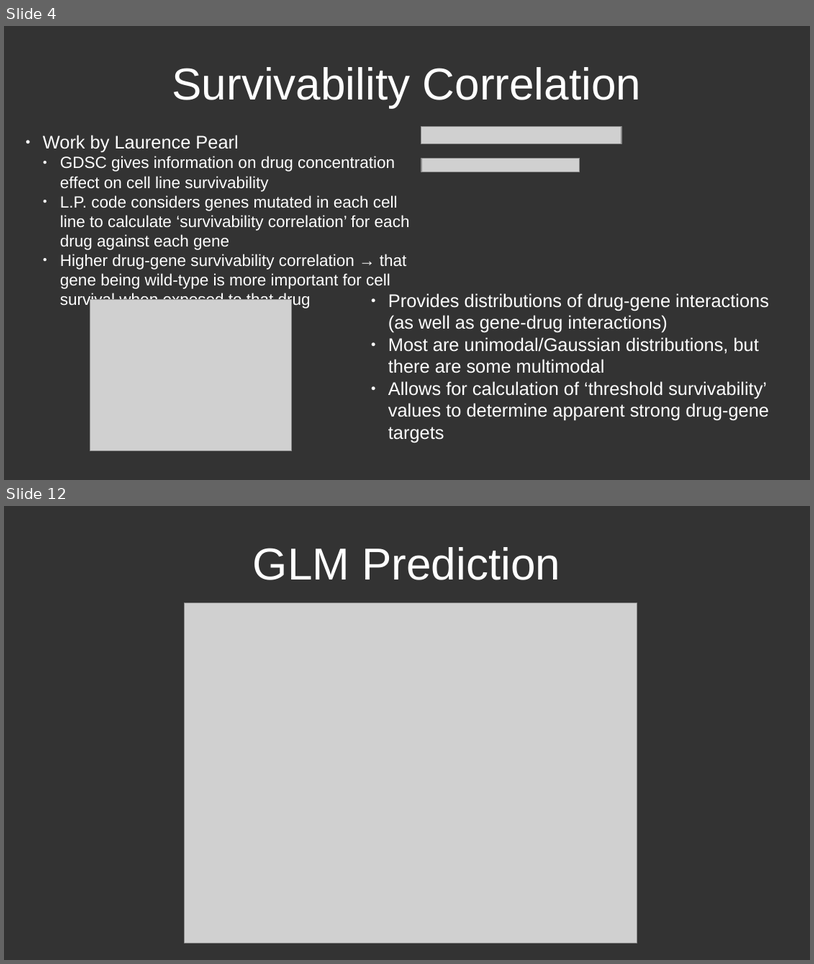
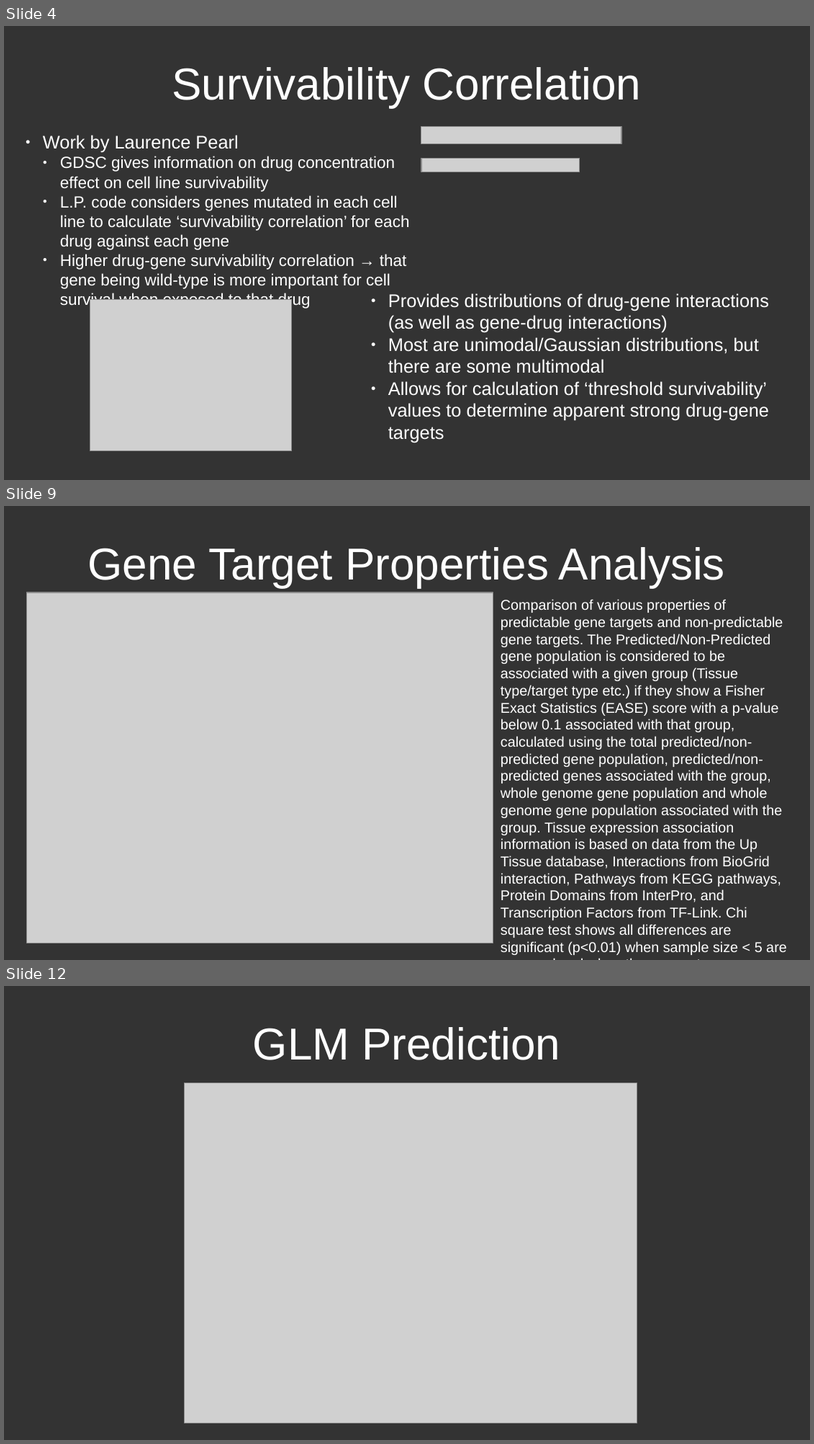
Before and after one commit to CDR-Clueless/GDSC-DrugBank-Search, a slide deck: General GDSC presentation.odp. Shown one above the other, each under a label of ours: slides 4 and 12 before the commit, slides 4, 9 and 12 after it; the slides between them are not shown. The pictures are 814x964 and 814x1444 pixels, drawn with LibreOffice and Linux fonts; fonts in the diff are those of the drawing; grey boxes stand for pictures. Boxes give left, top, right and bottom in pixels: in the first picture for what was removed or moved away, otherwise in the second. Text is boxed around its words. In the diff, an @@ line names an element or a change of style, - is before the commit and + after.

Commit message:
Added stats testing to OpenTargets plots and DAVID analysis plots

```diff
--- a/General GDSC presentation.odp
+++ b/General GDSC presentation.odp
@@ slide 9 added at bbox=[4, 506, 810, 960], background #333333 @@
@@ title added at bbox=[88, 547, 725, 587], 44 pt, text #FFFFFF @@
+Gene Target Properties Analysis
@@ picture added at bbox=[27, 592, 494, 943] @@
@@ text added at bbox=[501, 599, 787, 955], 14 pt, text #FFFFFF @@
+Comparison of various properties of predictable gene targets and non-predictable gene targets. The Predicted/Non-Predicted gene population is considered to be associated with a given group (Tissue type/target type etc.) if they show a Fisher Exact Statistics (EASE) score with a p-value below 0.1 associated with that group, calculated using the total predicted/non-predicted gene population, predicted/non-predicted genes associated with the group, whole genome gene population and whole genome gene population associated with the group. Tissue expression association information is based on data from the Up Tissue database, Interactions from BioGrid interaction, Pathways from KEGG pathways, Protein Domains from InterPro, and Transcription Factors from TF-Link. Chi square test shows all differences are significant (p<0.01) when sample size < 5 are removed and when they are not.
```
Also in this commit, not shown: 1 slide changed, 6 other slides added, 6 slides removed, 3 other files.
